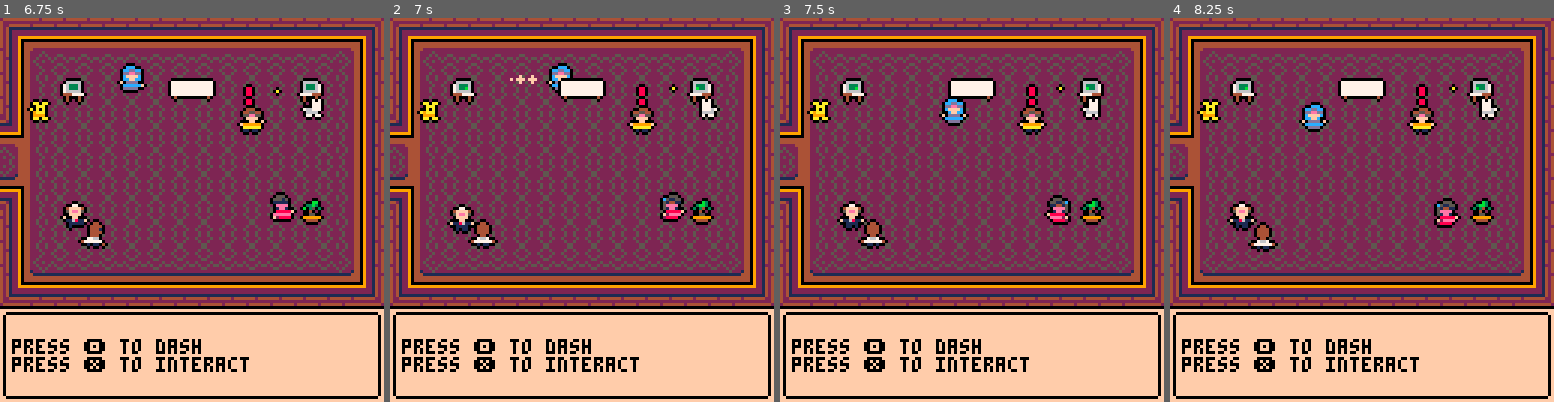
Above: before the commit, frames 1-4 (left to right).
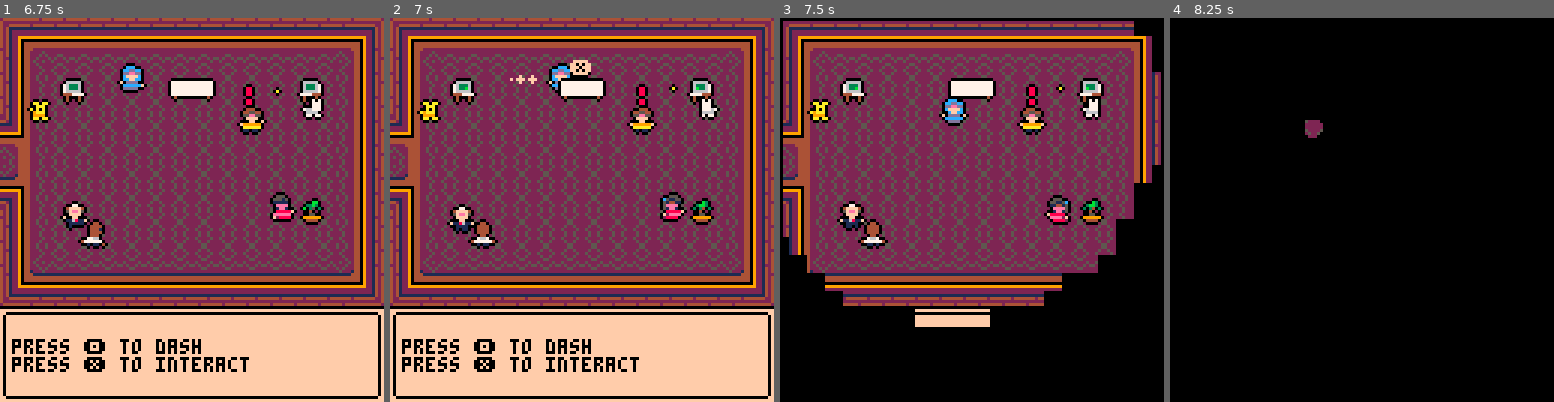
Above: after the commit, the same moments.

Repository: darabos/lynxkite-interview-pico8
Game: PICO-8 cartridge lynxkite.p8
The game is run twice, just before and just after one commit, with the same random seed, the same clock (stepped at 60 frames per second) and the same inputs.
Inputs:
- Up to frame 1 (6.75 s): tap O (Z key) at 0.33, 1.07, 2.22, 3.72, 5.22, 6.72 s; tap Down at 0.7 s; tap X (X key) at 1.43, 2.07, 2.82, 3.57, 4.32, 5.07, 5.82, 6.57 s; hold Up 1.97-2.63 s; hold Right 2.68-3.02 s; hold Down 3.07-3.73 s; hold Left 3.78-4.12 s; hold Up 4.17-4.5 s; hold Left 4.55-5.05 s; hold Right 5.1-5.93 s; hold Up 5.98-6.65 s; hold Right from 6.7 s (still down)
- Up to frame 2 (7 s): keep holding Right
- Up to frame 3 (7.5 s): release Right at 7.03 s; hold Down from 7.08 s (still down); tap X (X key) at 7.32 s
- Up to frame 4 (8.25 s): release Down at 7.75 s; hold Left 7.8-8.13 s; tap X (X key) at 8.07 s; hold Up from 8.18 s (still down); tap O (Z key) at 8.22 s

Frame 1 is identical in both runs. In frame 2, 0.2% of the frame differs, in the area x 46-53%, y 10-16%; in frame 3, 28%; in frame 4, 91%, in the area x 0-100%, y 0-100%.

Commit message:
Transition animation.

Diff:
--- a/lynxkite.p8
+++ b/lynxkite.p8
@@ -4,6 +4,7 @@
 function _init()
  dialog="\npress 🅾️ to dash\npress ❎ to interact"
  local whiteboard={
+  interact=function() transition_to(into_the_metaverse) end,
   x=60, y=20, draw=draw_whiteboard}
  local daniel={x=80, y=30, sprite=17,flip=1,draw=dance,
  interact=function(self)
@@ -13,7 +14,7 @@
    self.interact=function(self)
     dialog="i mean, if i can't snatch the whiteboard marker from your hand, is it even an interview?\n❎"
     self.interact=function(self)
-     dialog="fast forward several pico-8 tutorials, and here we are!\nin \f2the metaverse\f0!\n❎"
+     dialog="fast forward several pico-8 tutorials later, and here we are! in \f2the metaverse\f0!\n❎"
      self.interact=function(self)
       dialog="please grab a metamarker and let's attack that shiny white surface to the north!"
       p.alert=whiteboard
@@ -29,7 +30,9 @@
            dialog="\f2when you touch the marker to the whiteboard...\n\n❎"
            whiteboard.interact=function()
             dialog="\f2when you touch the marker to the whiteboard...\n\fethe metaverse\f2 opens up!\nyou fall into the whiteboard!"
-            whiteboard.interact=into_the_metaverse
+            whiteboard.interact=function()
+             transition_to(into_the_metaverse)
+            end
            end
           end
          end
@@ -71,7 +74,7 @@
  {x=21, y=10, sprite=51,flip=0,draw=dance,
  update=update_pet,sfx=11,
  interact=function()
-  dialog="you pet the dog.\nyou decide to keep an eye on it lest you step on it while working on the whiteboard."end},
+  dialog="you pet the dog.\nyou decide to keep an eye on it lest you step on them while working on the whiteboard."end},
  {x=101, y=25, sprite=53,flip=1,draw=dance,
  update=update_pet,sfx=10,
  interact=function()
@@ -86,6 +89,12 @@
  particles={}
  last_tick=0
  music(0)
+end
+function transition_to(f)
+ transition={
+  start=t(),
+  switch=f,
+ }
 end
 function sh(s,x,y,f)
  pal({0,0,0,0,0,0,0,0,0,0,0,0,0,0,0,0})
@@ -127,6 +136,25 @@
  line(1,99,1,125,0)
  line(126,99,126,125,0)
  print(wwrap(dialog,30),4,101,0)
+ --transition
+ if transition!=nil then
+  local tr=transition
+  local ph=5*(t()-tr.start)
+  if transition.switch==nil then
+   ph=8-ph
+  end
+  local size=(5-ph)*(5-ph)*(5-ph)
+  local cx=p.x+4
+  local cy=p.y+4
+  rectfill(0,0,127,cy-size,0)
+  rectfill(0,0,cx-size,127,0)
+  rectfill(127,0,cx+size,127,0)
+  rectfill(0,127,127,cy+size,0)
+  palt(0,false)
+  palt(7,true)
+  sspr(104,0,24,24,cx-size,cy-size,size*2+1,size*2+1)
+  palt()
+ end
 end
 
 function dance(o)
@@ -168,6 +196,13 @@
   f=(f+18)\36*36
  end
  last_tick=tick
+ --transition
+ if transition!=nil
+  and transition.switch!=nil
+  and t()>transition.start+0.8 then
+  transition.switch()
+  transition.switch=nil
+ end
 end
 
 function update_player()
@@ -257,13 +292,7 @@
 end
 
 function into_the_metaverse(whiteboard)
- local z=0
- whiteboard.draw=function()
-  sspr(1,z,z)
- end
- whiteboard.update=function()
-  z+=1
- end
+ objects={}
 end
 
 --by @mxsophieh
Not shown, changed: 24 lines of the sprite sheet (__gfx__) section of lynxkite.p8
